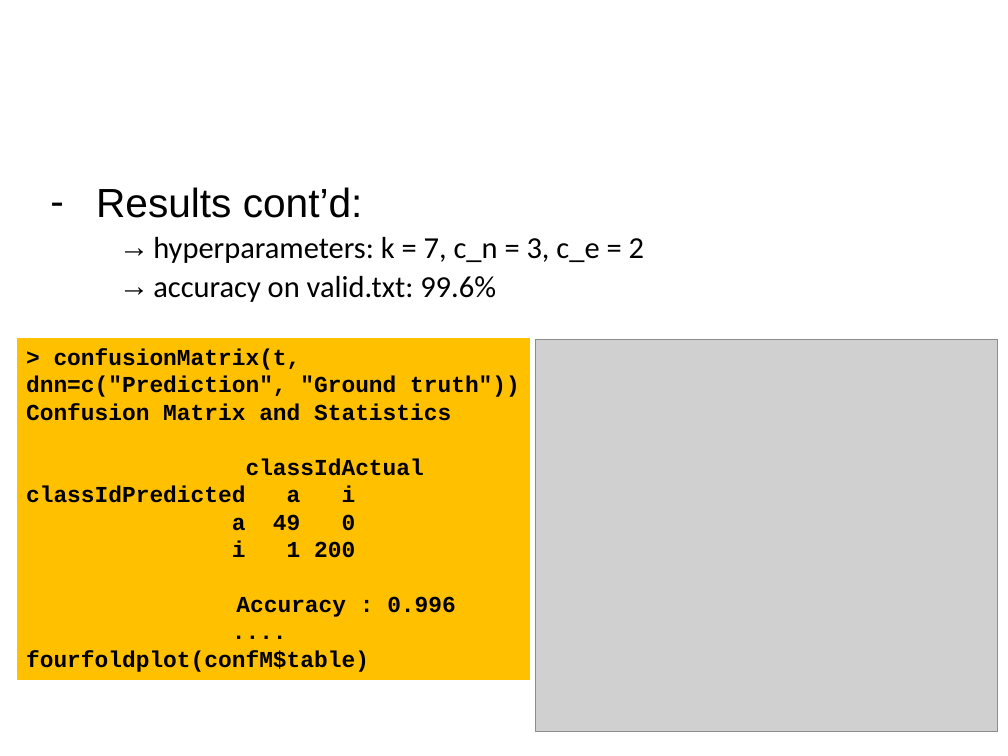
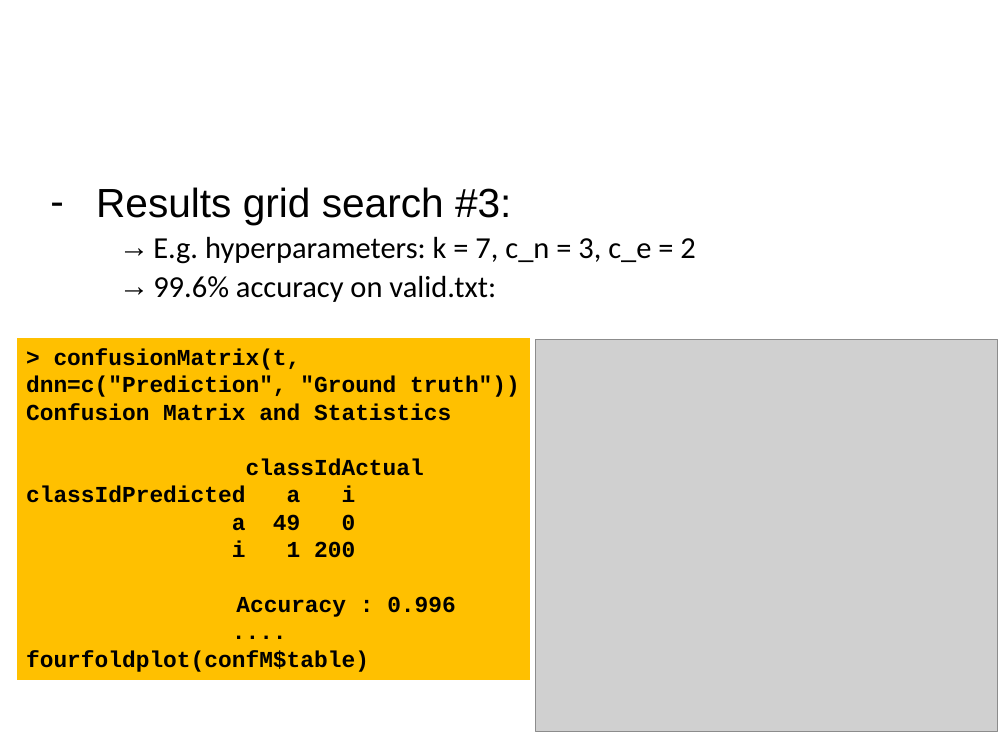
Before and after one commit to lukaszbinden/jmcs-pattern-recognition, a slide deck: slide 10 of Exercise_4/presentation.pptx (slide 9 before the commit). Drawn at 1008x756 pixels with LibreOffice and Linux fonts; fonts in the diff are those of the drawing; grey boxes stand for pictures. Boxes give left, top, right and bottom in pixels: in the first picture for what was removed or moved away, otherwise in the second. Text is boxed around its words. In the diff, an @@ line names an element or a change of style, - is before the commit and + after.

Commit message:
add grid search results

```diff
--- a/Exercise_4/presentation.pptx
+++ b/Exercise_4/presentation.pptx
@@ text at (x1=96, y1=187, x2=695, y2=302): text changed @@
-– Results cont’d:
-  → hyperparameters: k = 7, c_n = 3, c_e = 2
-  → accuracy on valid.txt: 99.6%
+– Results grid search #3:
+  → E.g. hyperparameters: k = 7, c_n = 3, c_e = 2
+  → 99.6% accuracy on valid.txt:
```
Also in this commit, not shown: 3 other slides changed, 2 slides added.
